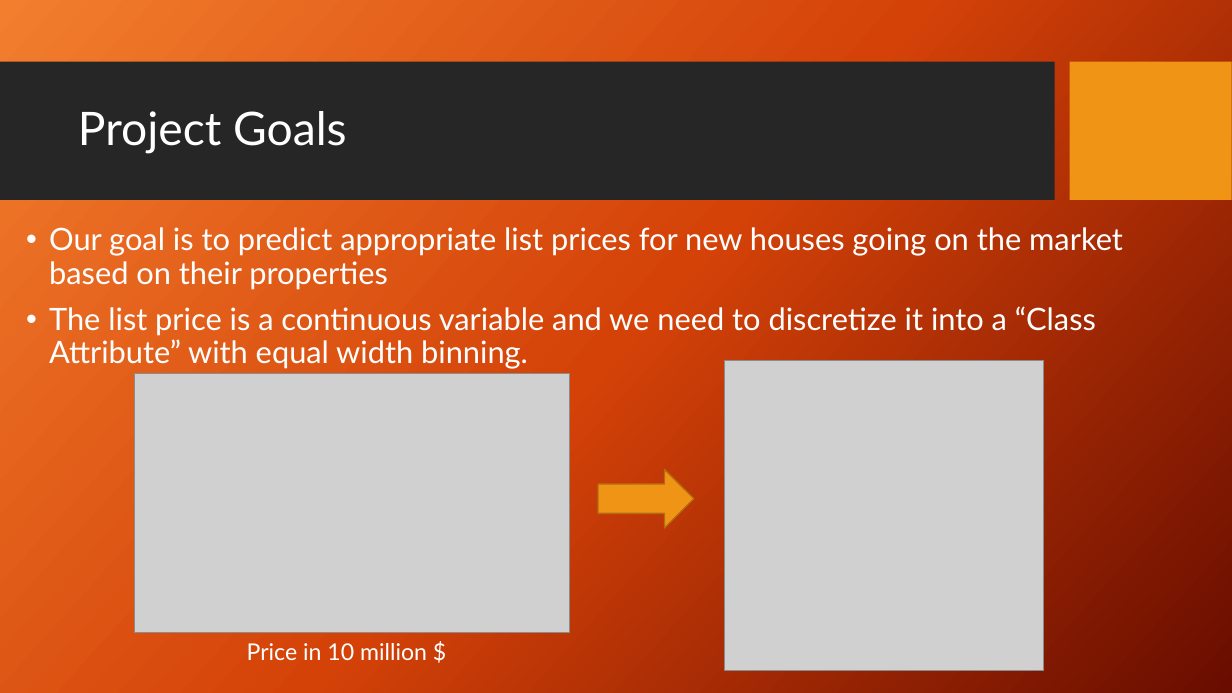
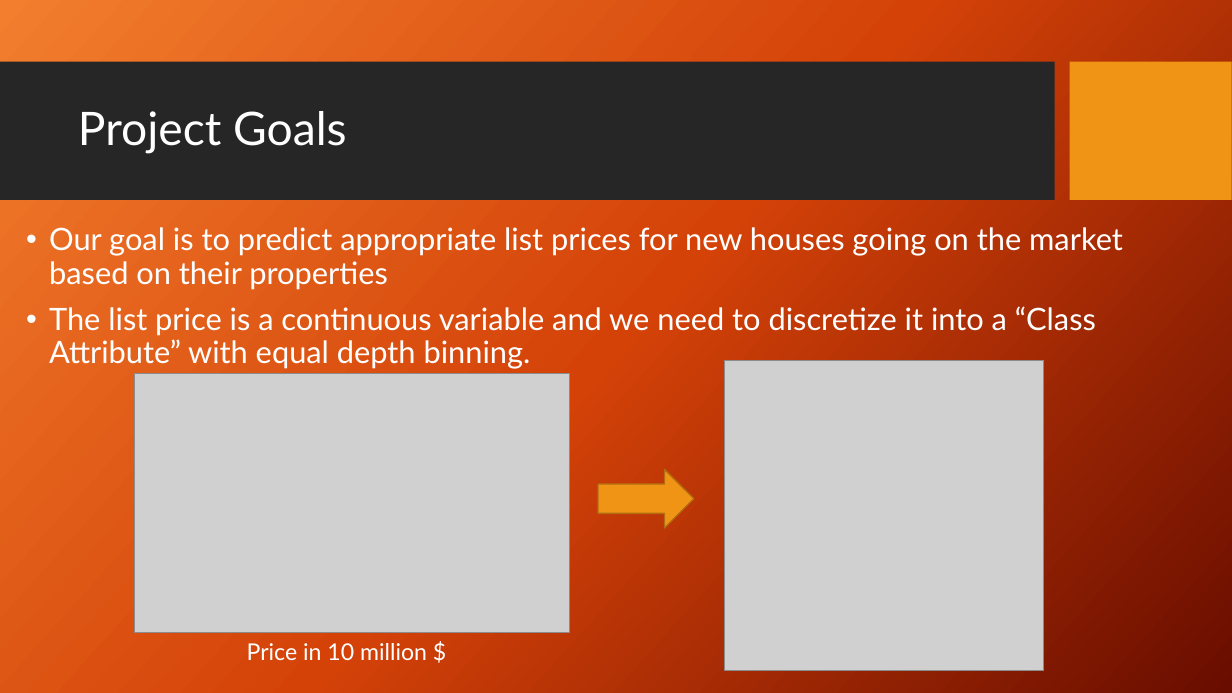
Before and after one commit to myz540/cs699_project_classification, a slide deck: slide 4 of documentation/CS699 Project Presentation.pptx. Drawn at 1232x693 pixels with LibreOffice and Linux fonts; fonts in the diff are those of the drawing; grey boxes stand for pictures; background and template pictures are left out. Boxes give left, top, right and bottom in pixels: in the first picture for what was removed or moved away, otherwise in the second. Text is boxed around its words. In the diff, an @@ line names an element or a change of style, - is before the commit and + after.

Commit message:
adjustments slide 1-8

```diff
--- a/documentation/CS699 Project Presentation.pptx
+++ b/documentation/CS699 Project Presentation.pptx
@@ text at (x1=49, y1=306, x2=1096, y2=369): text changed @@
-• The list price is a continuous variable and we need to discretize it into a “Class Attribute” with equal width binning.
+• The list price is a continuous variable and we need to discretize it into a “Class Attribute” with equal depth binning.
```
